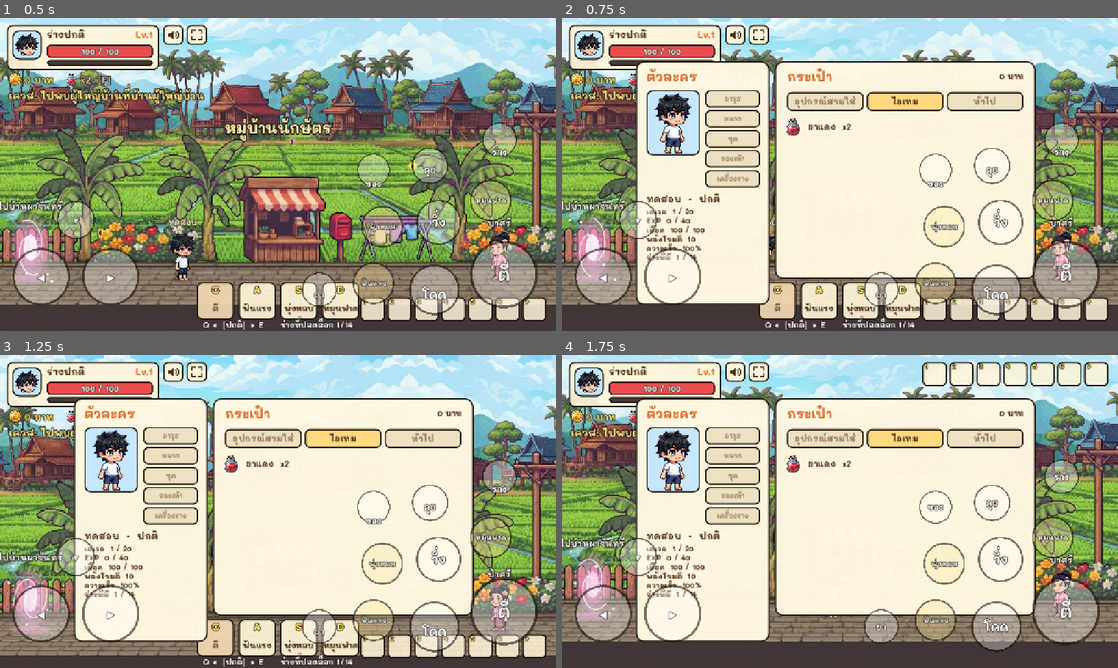
Above: before the commit, frames 1-4 (two rows, left to right).
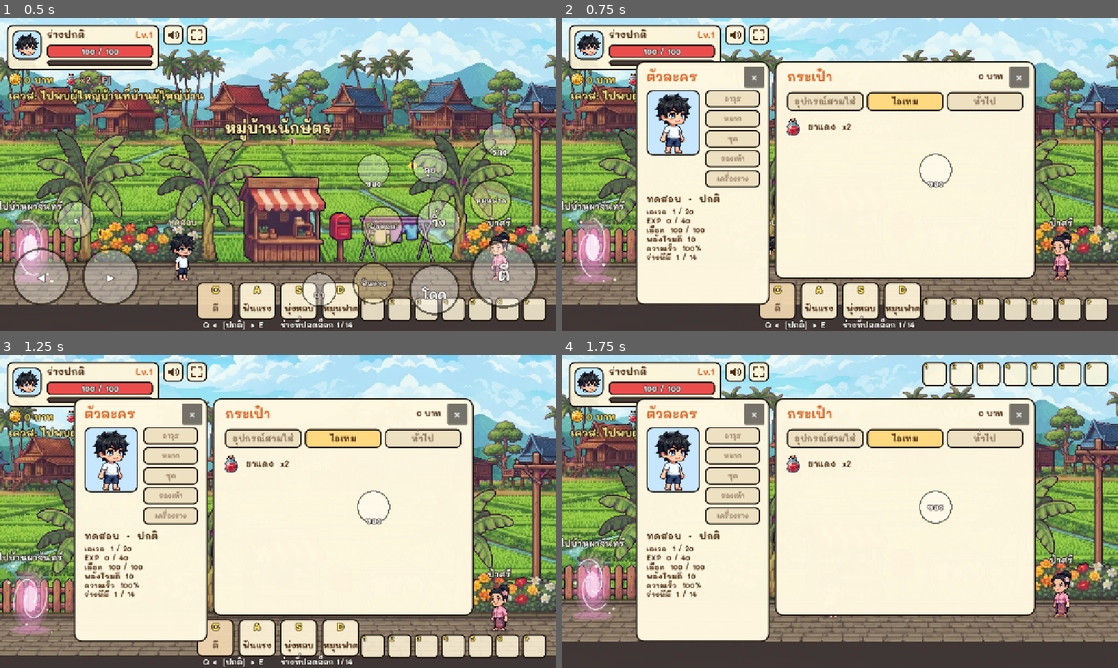
Above: after the commit, the same moments.

Repository: mozila023/naksat-saga
Game: Godot game, scene res://tests/touch_shot.tscn
The game is run twice, just before and just after one commit, with the same random seed, the same clock (stepped at 60 frames per second) and the same inputs. This scene is started directly instead of the project's main scene.
Inputs (mouse positions are in pixels of both pictures, inside the frame that each line leads up to):
- Up to frame 1 (0.5 s): no input
- Up to frame 2 (0.75 s): tap Enter at 0.5 s; move the mouse to (962, 158) at 0.52 s; hold Right (move_right) from 0.53 s (still down); tap I (bag) at 0.6 s; click (962, 158) at 0.67 s
- Up to frame 3 (1.25 s): keep holding Right (move_right); tap Space (jump) at 0.77, 1.07 s
- Up to frame 4 (1.75 s): release Right (move_right) at 1.25 s; drag from (728, 527) to (812, 574) at 1.27 s

Frame 1 is identical in both runs. In frame 2, 8.2% of the frame differs, in the area x 2-97%, y 15-96%; in frame 3, 8.1%; in frame 4, 8.6%.

Commit message:
แก้มือถือปิดกระเป๋าไม่ได้: ปุ่ม × ปุ่มของเรียกตรง ซ่อนปุ่มต่อสู้ตอนเปิดหน้าต่าง
Co-Authored-By: Claude Opus 5.5 <noreply@anthropic.com>
Claude-Session: https://claude.ai/code/session_01J9NCfWgs9eBq1qjdwjHxHL

Diff:
--- a/tests/touch_shot.gd
+++ b/tests/touch_shot.gd
@@ -27,5 +27,16 @@
 	await get_tree().process_frame
 	await RenderingServer.frame_post_draw
 	get_viewport().get_texture().get_image().save_png("%s/touch_bag_%dx%d.png" % [shot_dir, s.x, s.y])
+	# กดปุ่ม × ของกระเป๋า (แบบเดียวกับแตะนิ้ว) ต้องปิดได้
+	for c in main.hud._bag.get_children():
+		if c is Button and c.text == "×":
+			c.pressed.emit()
+	await get_tree().process_frame
+	print("TOUCH close button works: ", not main.hud._bag.visible and not main.hud._char.visible)
+	main.hud._on_bag_key()
+	await get_tree().process_frame
+	main.hud._on_bag_key()
+	await get_tree().process_frame
+	print("TOUCH bag key toggles: ", not main.hud._bag.visible)
 	Game.reset_save()
 	get_tree().quit()
--- a/ui/hud/hud.gd
+++ b/ui/hud/hud.gd
@@ -47,6 +47,7 @@
 var _skill_holder: Control
 var _hot_holder: Control
 var _touch_root: Control
+var _touch_ui_open := false
 var _touch: Array = []  # [{action, btn, label, r, skill}]
 var _portrait := false
 var _craft: Panel
@@ -464,9 +465,10 @@
 	_bag.add_child(title)
 	_bag_stats = _label("", 18, Color(0.3, 0.18, 0.08), 0)
 	_bag_stats.position = Vector2(180, 22)
-	_bag_stats.size = Vector2(392, 26)
+	_bag_stats.size = Vector2(344, 26)
 	_bag_stats.horizontal_alignment = HORIZONTAL_ALIGNMENT_RIGHT
 	_bag.add_child(_bag_stats)
+	_bag.add_child(_close_button(Vector2(540, 12), toggle_bag))
 	# แท็บ: อุปกรณ์สวมใส่ / ไอเทม / ทั่วไป
 	var tabs := [["equip", "อุปกรณ์สวมใส่"], ["item", "ไอเทม"], ["etc", "ทั่วไป"]]
 	for i in tabs.size():
@@ -508,6 +510,7 @@
 	_root.add_child(_char)
 	var title := _label("ตัวละคร", 30, Color(0.85, 0.4, 0.15), 0)
 	title.position = Vector2(24, 14)
+	_char.add_child(_close_button(Vector2(250, 12), toggle_bag))
 	_char.add_child(title)
 	# รูปตัวละครร่างปัจจุบัน
 	var frame := Panel.new()
@@ -834,6 +837,29 @@
 	_fill_craft()
 
 
+## ปุ่ม × ปิดหน้าต่าง (กดได้ทั้งเมาส์และนิ้ว)
+func _close_button(pos: Vector2, on_close: Callable) -> Button:
+	var close := Button.new()
+	close.text = "×"
+	close.focus_mode = Control.FOCUS_NONE
+	close.position = pos
+	close.size = Vector2(46, 42)
+	close.add_theme_font_size_override("font_size", 30)
+	close.pressed.connect(on_close)
+	return close
+
+
+## ปุ่ม "ของ" (คีย์ I หรือปุ่มสัมผัส): เปิด/ปิดกระเป๋า หรือปิดหน้าร้าน/หน้าตีของที่เปิดอยู่
+func _on_bag_key() -> void:
+	if Game.in_dialogue:
+		return
+	if _craft.visible or _shop.visible:
+		close_craft()
+		close_shop()
+	else:
+		toggle_bag()
+
+
 func toggle_bag() -> void:
 	Sound.play("ui")
 	_bag.visible = not _bag.visible
@@ -1149,12 +1175,8 @@
 	_dlg_delay = maxf(_dlg_delay - delta, 0.0)
 	if Input.is_action_just_pressed("mute"):
 		_toggle_mute()
-	if Input.is_action_just_pressed("bag") and not Game.in_dialogue:
-		if _craft.visible or _shop.visible:
-			close_craft()
-			close_shop()
-		else:
-			toggle_bag()
+	if Input.is_action_just_pressed("bag"):
+		_on_bag_key()
 	# เดินออกห่างจากช่าง = ปิดหน้าคราฟ
 	if (_craft.visible or _shop.visible) and Game.player and (Input.is_action_pressed("move_left") or Input.is_action_pressed("move_right")):
 		close_craft()
@@ -1224,7 +1246,11 @@
 	for action in TOUCH_LANDSCAPE:
 		var btn := TouchScreenButton.new()
 		btn.texture_normal = tex
-		btn.action = action
+		if action == "bag":
+			# ปุ่มเปิด/ปิดหน้าต่าง: เรียกตรงจากการแตะ (ไม่รอเช็กแอ็กชันในเฟรมถัดไป ซึ่งบนมือถือบางครั้งพลาด)
+			btn.pressed.connect(_on_bag_key)
+		else:
+			btn.action = action
 		_touch_root.add_child(btn)
 		var l := _label(TOUCH_TEXT.get(action, ""), 24, Color.WHITE, 6)
 		l.horizontal_alignment = HORIZONTAL_ALIGNMENT_CENTER
@@ -1274,6 +1300,14 @@
 func _update_touch_skills() -> void:
 	if _touch_root == null or Game.player == null:
 		return
+	# เปิดหน้าต่างอยู่ (กระเป๋า/ร้าน/ตีของ): ซ่อนปุ่มต่อสู้ไม่ให้ทับหน้าต่าง เหลือแค่ปุ่ม "ของ" ไว้ปิด
+	var ui_open := _bag.visible or _shop.visible or _craft.visible
+	if ui_open != _touch_ui_open:
+		_touch_ui_open = ui_open
+		for t in _touch:
+			var show: bool = not ui_open or t["action"] == "bag"
+			t["btn"].visible = show
+			t["label"].visible = show
 	var form := Game.current_form()
 	for t in _touch:
 		if t["skill"] < 0:
Not shown, added: tests/promo_shot.gd.uid
Not shown, changed: CLAUDE.md
